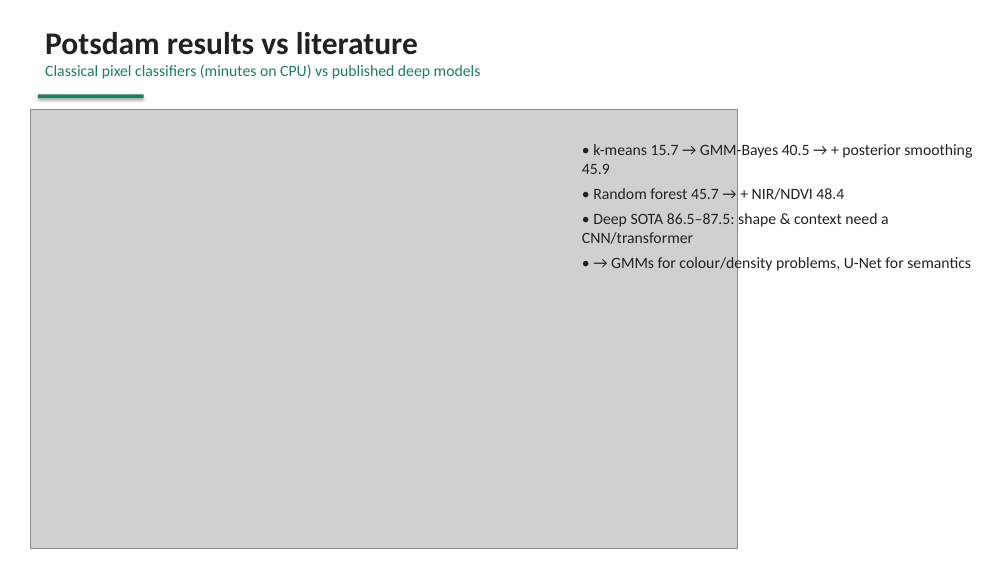
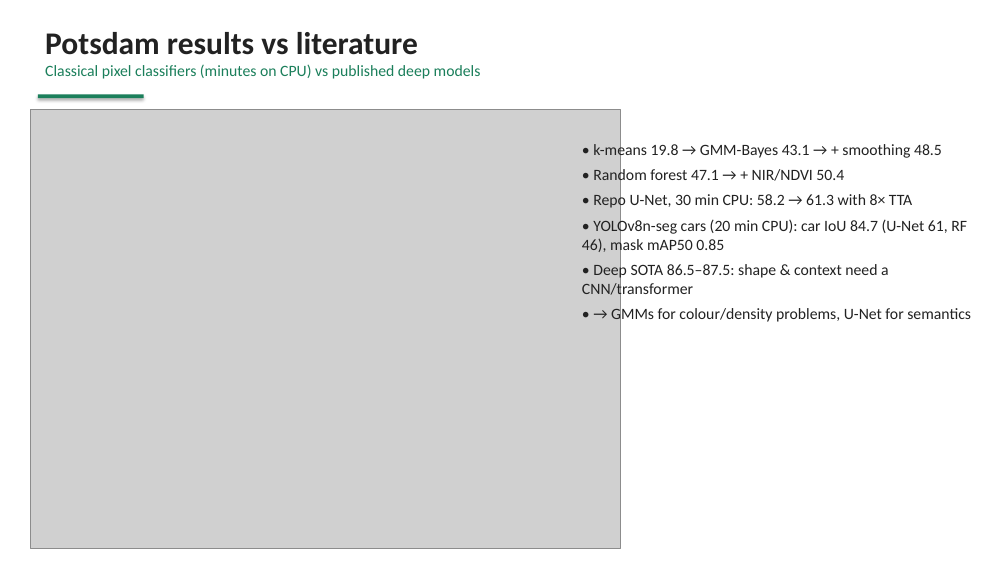
Before and after one commit to Jayinaksha/VAE-Triage, a slide deck: slide 13 of docs/assets/Interview_Slides.pptx. Drawn at 1008x567 pixels with LibreOffice and Linux fonts; fonts in the diff are those of the drawing; grey boxes stand for pictures. Boxes give left, top, right and bottom in pixels: in the first picture for what was removed or moved away, otherwise in the second. Text is boxed around its words. In the diff, an @@ line names an element or a change of style, - is before the commit and + after.

Commit message:
Final results: U-Net and YOLOv8 on Potsdam, rebuilt report, slides, videos and Pages site

```diff
--- a/docs/assets/Interview_Slides.pptx
+++ b/docs/assets/Interview_Slides.pptx
@@ picture: place and size @@
-picture at [30, 110, 737, 548]
+picture at [30, 110, 620, 548]
@@ text at [582, 142, 967, 254]: text changed @@
-• k-means 15.7 → GMM-Bayes 40.5 → + posterior smoothing 45.9
-• Random forest 45.7 → + NIR/NDVI 48.4
+• k-means 19.8 → GMM-Bayes 43.1 → + smoothing 48.5
+• Random forest 47.1 → + NIR/NDVI 50.4
+• Repo U-Net, 30 min CPU: 58.2 → 61.3 with 8× TTA
+• YOLOv8n-seg cars (20 min CPU): car IoU 84.7 (U-Net 61, RF 46), mask mAP50 0.85
```
Also in this commit, not shown: 22 other files.
